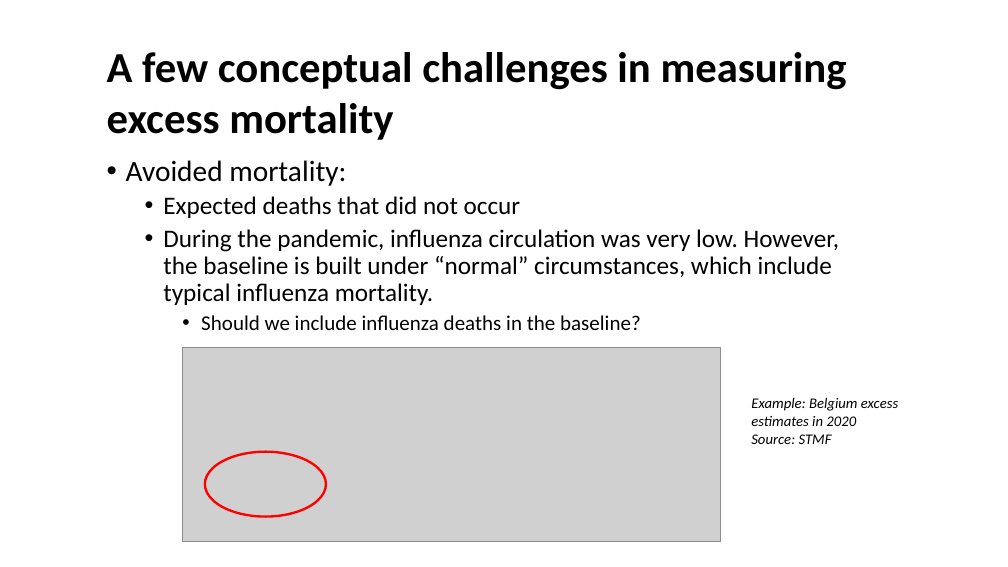
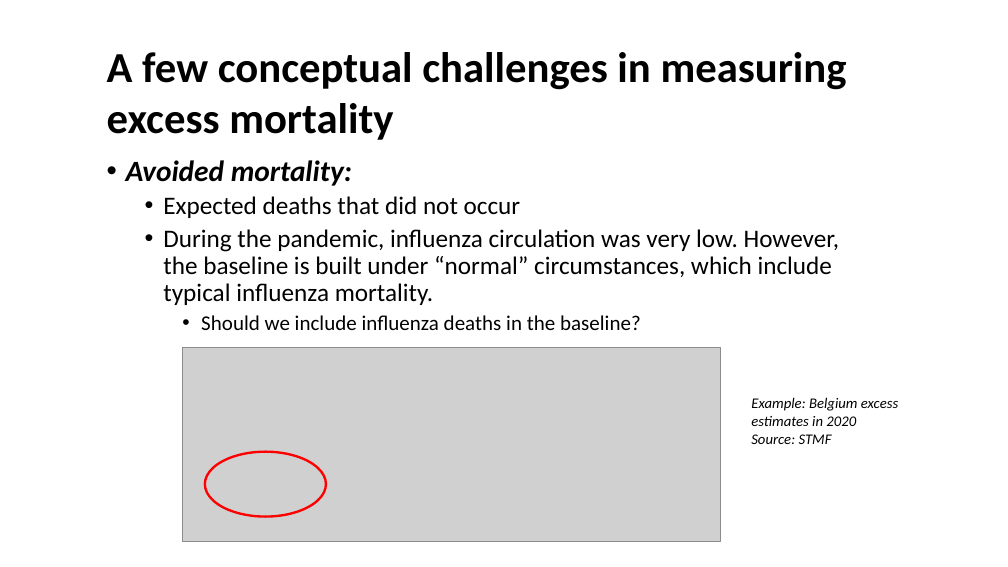
Before and after one commit to kikeacosta/edsd23_apc, a slide deck: slide 13 of slides/04_excess_mortality.pptx. Drawn at 1008x567 pixels with LibreOffice and Linux fonts; fonts in the diff are those of the drawing; grey boxes stand for pictures. Boxes give left, top, right and bottom in pixels: in the first picture for what was removed or moved away, otherwise in the second. Text is boxed around its words. In the diff, an @@ line names an element or a change of style, - is before the commit and + after.

```diff
--- a/slides/04_excess_mortality.pptx
+++ b/slides/04_excess_mortality.pptx
@@ text at box(126, 160, 352, 186): bold on, italic on in "Avoided mortality:" @@
```
Also in this commit, not shown: 5 other slides changed, 8 other files.
